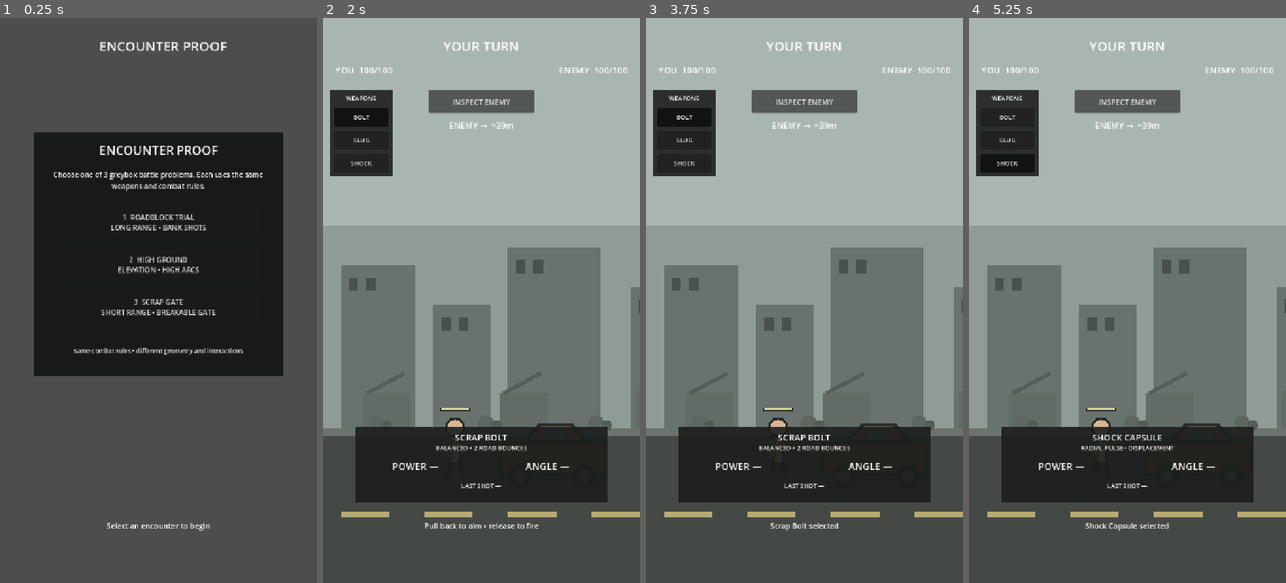
Above: before the commit, frames 1-4 (left to right).
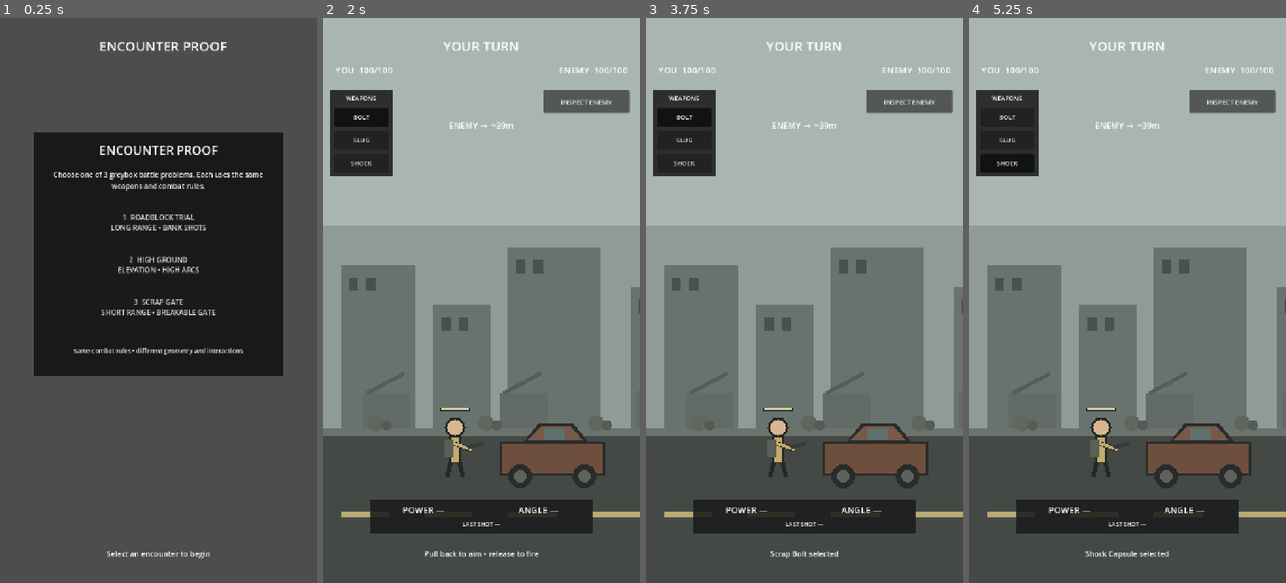
Above: after the commit, the same moments.

Repository: phantompixel-developer/FortKnocks
Game: Godot game, scene res://game/battle/battle.tscn
The game is run twice, just before and just after one commit, with the same random seed, the same clock (stepped at 60 frames per second) and the same inputs.
Inputs (mouse positions are in pixels of both pictures, inside the frame that each line leads up to):
- Up to frame 1 (0.25 s): no input
- Up to frame 2 (2 s): click "1 ROADBLOCK TRIAL LONG RANGE …" at 0.5 s; tap Enter at 1.25 s; move the mouse to (551, 272) at 1.27 s; click (551, 272) at 1.42 s
- Up to frame 3 (3.75 s): click "INSPECT ENEMY" at 2 s; drag from (741, 328) to (788, 413) at 2.77 s; click "BOLT" at 3.5 s
- Up to frame 4 (5.25 s): click "SLUG" at 4.25 s; click "SHOCK" at 5 s

The runs differ from the first frame. In frame 1, 0.3% of the frame differs, in the area x 33-67%, y 89-96%; in frame 2, 16%, in the area x 10-97%, y 12-96%; in frame 3, 16%; in frame 4, 16%.
Error after the commit: Invalid assignment of property or key 'text' with value of type 'String' on a base object of type 'null instance'. (res://game/battle/battle_controller.gd:335)

Commit message:
ux: move weapon info and add encounter brief/results

Diff:
--- a/game/battle/battle.tscn
+++ b/game/battle/battle.tscn
@@ -167,12 +167,12 @@
 
 [node name="InspectButton" type="Button" parent="HUD/Root"]
 layout_mode = 0
-offset_left = 240.0
+offset_left = 500.0
 offset_top = 164.0
-offset_right = 480.0
+offset_right = 696.0
 offset_bottom = 216.0
 mouse_filter = 0
-theme_override_font_sizes/font_size = 17
+theme_override_font_sizes/font_size = 15
 text = "INSPECT ENEMY"
 
 [node name="EnemyLocatorLabel" type="Label" parent="HUD/Root"]
@@ -236,66 +236,76 @@
 theme_override_font_sizes/font_size = 14
 text = "SHOCK"
 
+[node name="WeaponInfoCard" type="ColorRect" parent="HUD/Root"]
+visible = false
+layout_mode = 0
+offset_left = 176.0
+offset_top = 164.0
+offset_right = 482.0
+offset_bottom = 230.0
+mouse_filter = 2
+color = Color(0.105, 0.115, 0.108, 0.9)
+
+[node name="WeaponNameLabel" type="Label" parent="HUD/Root/WeaponInfoCard"]
+layout_mode = 0
+offset_left = 12.0
+offset_top = 8.0
+offset_right = 294.0
+offset_bottom = 32.0
+theme_override_font_sizes/font_size = 17
+text = "SCRAP BOLT"
+horizontal_alignment = 1
+mouse_filter = 2
+
+[node name="WeaponRoleLabel" type="Label" parent="HUD/Root/WeaponInfoCard"]
+layout_mode = 0
+offset_left = 10.0
+offset_top = 36.0
+offset_right = 296.0
+offset_bottom = 58.0
+theme_override_font_sizes/font_size = 12
+text = "BALANCED • 2 ROAD BOUNCES"
+horizontal_alignment = 1
+mouse_filter = 2
+
 [node name="ControlDeck" type="ColorRect" parent="HUD/Root"]
 layout_mode = 0
-offset_left = 74.0
-offset_top = 926.0
-offset_right = 646.0
-offset_bottom = 1098.0
-mouse_filter = 2
-color = Color(0.105, 0.115, 0.108, 0.9)
-
-[node name="WeaponNameLabel" type="Label" parent="HUD/Root/ControlDeck"]
+offset_left = 108.0
+offset_top = 1090.0
+offset_right = 612.0
+offset_bottom = 1168.0
+mouse_filter = 2
+color = Color(0.105, 0.115, 0.108, 0.88)
+
+[node name="PowerLabel" type="Label" parent="HUD/Root/ControlDeck"]
 layout_mode = 0
 offset_left = 18.0
 offset_top = 10.0
-offset_right = 554.0
-offset_bottom = 36.0
+offset_right = 226.0
+offset_bottom = 40.0
 theme_override_font_sizes/font_size = 20
-text = "SCRAP BOLT"
-horizontal_alignment = 1
-mouse_filter = 2
-
-[node name="WeaponRoleLabel" type="Label" parent="HUD/Root/ControlDeck"]
-layout_mode = 0
-offset_left = 18.0
-offset_top = 38.0
-offset_right = 554.0
-offset_bottom = 60.0
-theme_override_font_sizes/font_size = 14
-text = "BALANCED • 2 ROAD BOUNCES"
-horizontal_alignment = 1
-mouse_filter = 2
-
-[node name="PowerLabel" type="Label" parent="HUD/Root/ControlDeck"]
-layout_mode = 0
-offset_left = 26.0
-offset_top = 74.0
-offset_right = 246.0
-offset_bottom = 110.0
-theme_override_font_sizes/font_size = 22
 text = "POWER —"
 horizontal_alignment = 1
 mouse_filter = 2
 
 [node name="AngleLabel" type="Label" parent="HUD/Root/ControlDeck"]
 layout_mode = 0
-offset_left = 326.0
-offset_top = 74.0
-offset_right = 546.0
-offset_bottom = 110.0
-theme_override_font_sizes/font_size = 22
+offset_left = 278.0
+offset_top = 10.0
+offset_right = 486.0
+offset_bottom = 40.0
+theme_override_font_sizes/font_size = 20
 text = "ANGLE —"
 horizontal_alignment = 1
 mouse_filter = 2
 
 [node name="LastShotLabel" type="Label" parent="HUD/Root/ControlDeck"]
 layout_mode = 0
-offset_left = 20.0
-offset_top = 124.0
-offset_right = 552.0
-offset_bottom = 152.0
-theme_override_font_sizes/font_size = 14
+offset_left = 16.0
+offset_top = 48.0
+offset_right = 488.0
+offset_bottom = 70.0
+theme_override_font_sizes/font_size = 13
 text = "LAST SHOT —"
 horizontal_alignment = 1
 mouse_filter = 2
@@ -357,14 +367,70 @@
 [node name="HintLabel" type="Label" parent="HUD/Root"]
 layout_mode = 0
 offset_left = 70.0
-offset_top = 1120.0
+offset_top = 1182.0
 offset_right = 650.0
-offset_bottom = 1180.0
+offset_bottom = 1244.0
 theme_override_font_sizes/font_size = 17
 text = "Preparing battle..."
 horizontal_alignment = 1
 vertical_alignment = 1
 autowrap_mode = 2
+mouse_filter = 2
+
+[node name="MissionBriefCard" type="ColorRect" parent="HUD/Root"]
+visible = false
+layout_mode = 0
+offset_left = 92.0
+offset_top = 330.0
+offset_right = 628.0
+offset_bottom = 610.0
+mouse_filter = 2
+color = Color(0.085, 0.095, 0.09, 0.95)
+
+[node name="Title" type="Label" parent="HUD/Root/MissionBriefCard"]
+layout_mode = 0
+offset_left = 24.0
+offset_top = 20.0
+offset_right = 512.0
+offset_bottom = 58.0
+theme_override_font_sizes/font_size = 26
+text = "ROADBLOCK TRIAL"
+horizontal_alignment = 1
+mouse_filter = 2
+
+[node name="Focus" type="Label" parent="HUD/Root/MissionBriefCard"]
+layout_mode = 0
+offset_left = 24.0
+offset_top = 72.0
+offset_right = 512.0
+offset_bottom = 104.0
+theme_override_font_sizes/font_size = 17
+text = "LONG RANGE • BANK SHOTS"
+horizontal_alignment = 1
+mouse_filter = 2
+
+[node name="Briefing" type="Label" parent="HUD/Root/MissionBriefCard"]
+layout_mode = 0
+offset_left = 34.0
+offset_top = 122.0
+offset_right = 502.0
+offset_bottom = 206.0
+theme_override_font_sizes/font_size = 16
+text = "Encounter briefing"
+horizontal_alignment = 1
+vertical_alignment = 1
+autowrap_mode = 2
+mouse_filter = 2
+
+[node name="Objective" type="Label" parent="HUD/Root/MissionBriefCard"]
+layout_mode = 0
+offset_left = 34.0
+offset_top = 224.0
+offset_right = 502.0
+offset_bottom = 258.0
+theme_override_font_sizes/font_size = 14
+text = "OBJECTIVE: INCAPACITATE ENEMY"
+horizontal_alignment = 1
 mouse_filter = 2
 
 [node name="EncounterPicker" type="ColorRect" parent="HUD/Root"]
@@ -419,12 +485,68 @@
 horizontal_alignment = 1
 mouse_filter = 2
 
+[node name="ResultCard" type="ColorRect" parent="HUD/Root"]
+visible = false
+layout_mode = 0
+offset_left = 90.0
+offset_top = 356.0
+offset_right = 630.0
+offset_bottom = 796.0
+mouse_filter = 2
+color = Color(0.085, 0.095, 0.09, 0.96)
+
+[node name="Title" type="Label" parent="HUD/Root/ResultCard"]
+layout_mode = 0
+offset_left = 28.0
+offset_top = 22.0
+offset_right = 512.0
+offset_bottom = 66.0
+theme_override_font_sizes/font_size = 28
+text = "VICTORY"
+horizontal_alignment = 1
+mouse_filter = 2
+
+[node name="EncounterName" type="Label" parent="HUD/Root/ResultCard"]
+layout_mode = 0
+offset_left = 30.0
+offset_top = 76.0
+offset_right = 510.0
+offset_bottom = 106.0
+theme_override_font_sizes/font_size = 16
+text = "ROADBLOCK TRIAL"
+horizontal_alignment = 1
+mouse_filter = 2
+
+[node name="Stats" type="Label" parent="HUD/Root/ResultCard"]
+layout_mode = 0
+offset_left = 40.0
+offset_top = 126.0
+offset_right = 500.0
+offset_bottom = 270.0
+theme_override_font_sizes/font_size = 16
+text = "SHOTS 0 • DIRECT 0\nCOVER 0 • ENVIRONMENT 0\nBOLT 0 • SLUG 0 • SHOCK 0"
+horizontal_alignment = 1
+vertical_alignment = 1
+mouse_filter = 2
+
+[node name="Takeaway" type="Label" parent="HUD/Root/ResultCard"]
+layout_mode = 0
+offset_left = 42.0
+offset_top = 286.0
+offset_right = 498.0
+offset_bottom = 332.0
+theme_override_font_sizes/font_size = 14
+text = "Compare weapon choices across encounters."
+horizontal_alignment = 1
+autowrap_mode = 2
+mouse_filter = 2
+
 [node name="RestartButton" type="Button" parent="HUD/Root"]
 layout_mode = 0
-offset_left = 205.0
-offset_top = 610.0
-offset_right = 515.0
-offset_bottom = 678.0
+offset_left = 180.0
+offset_top = 700.0
+offset_right = 350.0
+offset_bottom = 764.0
 mouse_filter = 0
 theme_override_font_sizes/font_size = 22
 text = "RESTART"
@@ -432,9 +554,9 @@
 [node name="ChangeEncounterButton" type="Button" parent="HUD/Root"]
 visible = false
 layout_mode = 0
-offset_left = 205.0
-offset_top = 696.0
-offset_right = 515.0
+offset_left = 370.0
+offset_top = 700.0
+offset_right = 540.0
 offset_bottom = 764.0
 mouse_filter = 0
 theme_override_font_sizes/font_size = 20
